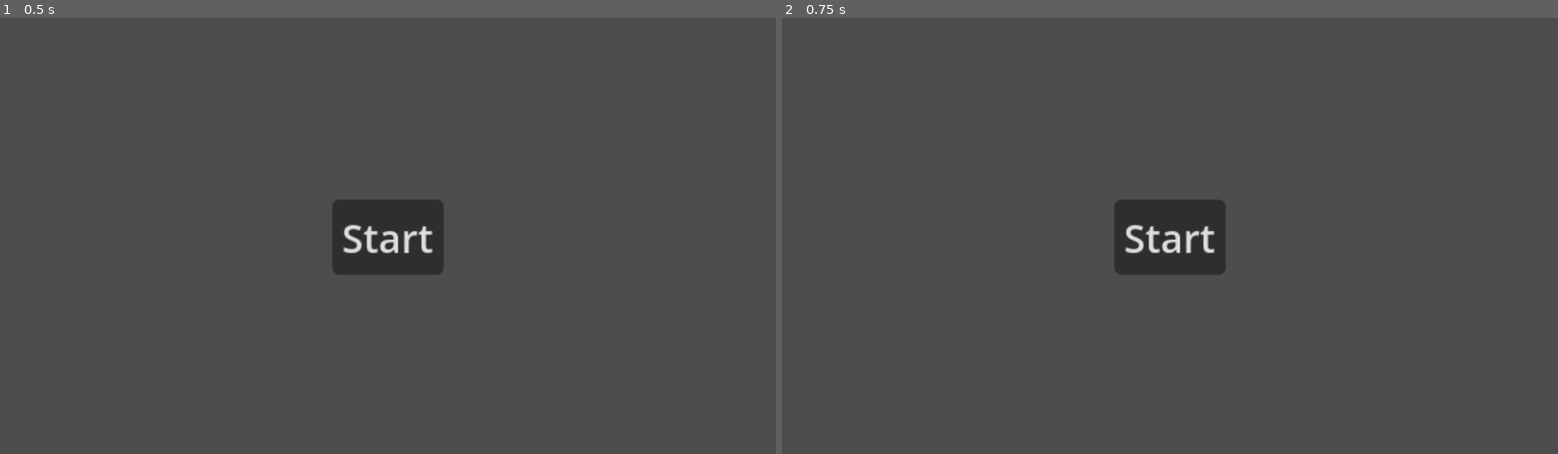
Above: before the commit, frames 1-2 (left to right).
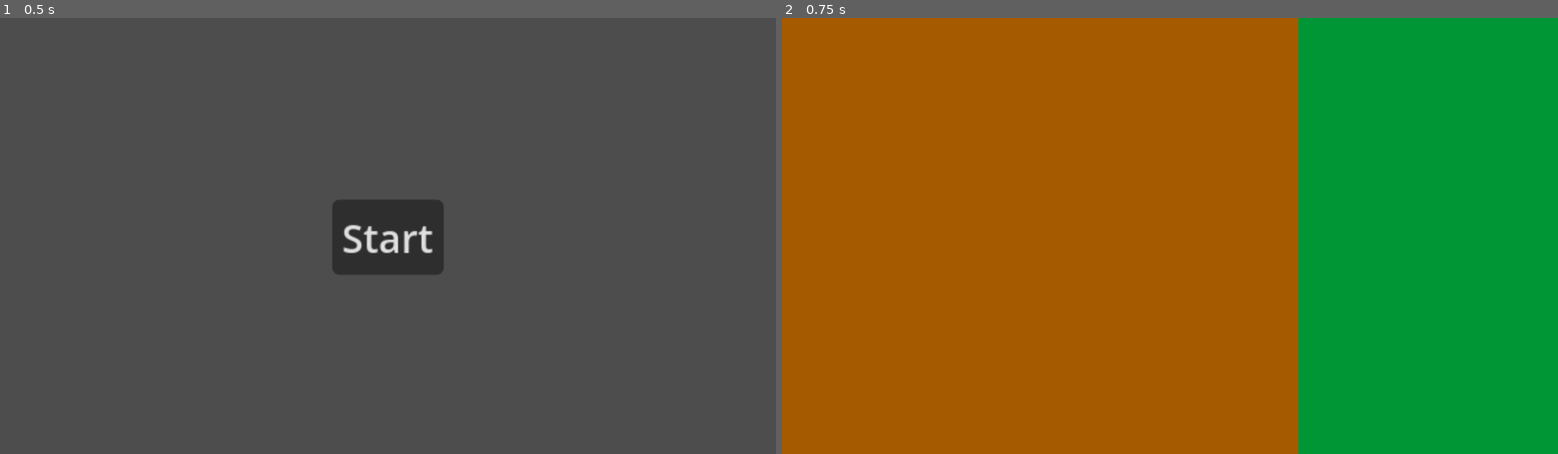
Above: after the commit, the same moments.

Repository: BransonClendenen/GWJ1
Game: Godot game, scene res://Scenes/Game/root.tscn
Same seed, same stepped clock (60 frames per second), same inputs: the game is played once before the commit and once after it.
Inputs:
- Up to frame 1 (0.5 s): no input
- Up to frame 2 (0.75 s): click "Start" at 0.5 s

Frame 1 is identical in both runs. In frame 2, 100% of the frame differs, in the area x 0-100%, y 0-100%.

Commit message:
TD + UI screen split
we now have india

Diff:
--- a/gwj-1/Autoloads/Scripts/GameState.gd
+++ b/gwj-1/Autoloads/Scripts/GameState.gd
@@ -20,7 +20,7 @@
 	if new_state == current_state:
 		return
 
-	emit_signal("state_changing", current_state, new_state)
+	#emit_signal("state_changing", current_state, new_state)
 	previous_state = current_state
 	current_state = new_state
 
@@ -40,7 +40,10 @@
 				SceneManager.load_ui("res://Scenes/Game/main_menu.tscn")
 		State.GAME:
 			if previous_state == State.MAIN_MENU:
-				SceneManager.load_scene("res://Scenes/Game/td_map.tscn")
+				await(SceneManager.load_ui("res://Scenes/UI/td_ui_container.tscn"))
+				#SceneManager.load_scene("res://Scenes/Game/td.tscn")
+				SceneManager.load_ui("res://Scenes/UI/td_map.tscn")
+				SceneManager.load_ui("res://Scenes/UI/ui_panel.tscn")
 		State.GAME_OVER:
 			pass
 
--- a/gwj-1/Autoloads/Scripts/SceneManager.gd
+++ b/gwj-1/Autoloads/Scripts/SceneManager.gd
@@ -37,7 +37,7 @@
 		return
 
 	#clear_scenes()
-	clear_ui()
+	#clear_ui()
 
 	var new_ui_layer = load(scene_path).instantiate()
 	#new_ui_layer.size = get_viewport().size
--- a/gwj-1/Scenes/Game/main_menu.tscn
+++ b/gwj-1/Scenes/Game/main_menu.tscn
@@ -9,6 +9,7 @@
 anchor_bottom = 1.0
 grow_horizontal = 2
 grow_vertical = 2
+mouse_filter = 2
 script = ExtResource("1_6rmd8")
 
 [node name="Button" type="Button" parent="." unique_id=344671954]
--- a/gwj-1/Scenes/Game/root.tscn
+++ b/gwj-1/Scenes/Game/root.tscn
@@ -16,6 +16,7 @@
 anchor_bottom = 1.0
 grow_horizontal = 2
 grow_vertical = 2
+mouse_filter = 2
 
 [node name="OverlayLayer" type="CanvasLayer" parent="." unique_id=505754910]
 
@@ -26,3 +27,4 @@
 anchor_bottom = 1.0
 grow_horizontal = 2
 grow_vertical = 2
+mouse_filter = 2
--- /dev/null
+++ b/gwj-1/Scenes/UI/td_map.tscn
@@ -0,0 +1,14 @@
+[gd_scene format=3 uid="uid://7p2fkwudkjnr"]
+
+[sub_resource type="StyleBoxFlat" id="StyleBoxFlat_lj1og"]
+bg_color = Color(0.64700454, 0.35412988, 1.92523e-07, 1)
+
+[node name="td_map" type="Panel" unique_id=1426887664]
+anchors_preset = -1
+anchor_right = 0.667
+anchor_bottom = 1.0
+offset_right = -0.44000244
+grow_horizontal = 2
+grow_vertical = 2
+mouse_filter = 2
+theme_override_styles/panel = SubResource("StyleBoxFlat_lj1og")
--- /dev/null
+++ b/gwj-1/Scenes/UI/td_ui_container.tscn
@@ -0,0 +1,13 @@
+[gd_scene format=3 uid="uid://16pk3x58cpcu"]
+
+[sub_resource type="StyleBoxFlat" id="StyleBoxFlat_qifmv"]
+bg_color = Color(0.32838506, 0.00072542665, 0.47888827, 1)
+
+[node name="td_ui_container" type="Panel" unique_id=270843120]
+anchors_preset = 15
+anchor_right = 1.0
+anchor_bottom = 1.0
+grow_horizontal = 2
+grow_vertical = 2
+mouse_filter = 2
+theme_override_styles/panel = SubResource("StyleBoxFlat_qifmv")
--- /dev/null
+++ b/gwj-1/Scenes/UI/ui_panel.tscn
@@ -0,0 +1,15 @@
+[gd_scene format=3 uid="uid://btyvpixu71qrh"]
+
+[sub_resource type="StyleBoxFlat" id="StyleBoxFlat_yvcvx"]
+bg_color = Color(5.053729e-07, 0.58280236, 0.20636934, 1)
+
+[node name="ui_panel" type="Panel" unique_id=1730777196]
+anchors_preset = -1
+anchor_left = 0.667
+anchor_right = 1.0
+anchor_bottom = 1.0
+offset_left = -0.44000244
+grow_horizontal = 0
+grow_vertical = 2
+mouse_filter = 2
+theme_override_styles/panel = SubResource("StyleBoxFlat_yvcvx")
Renamed: gwj-1/Scenes/Game/td_map.tscn -> gwj-1/Scenes/Game/td.tscn
